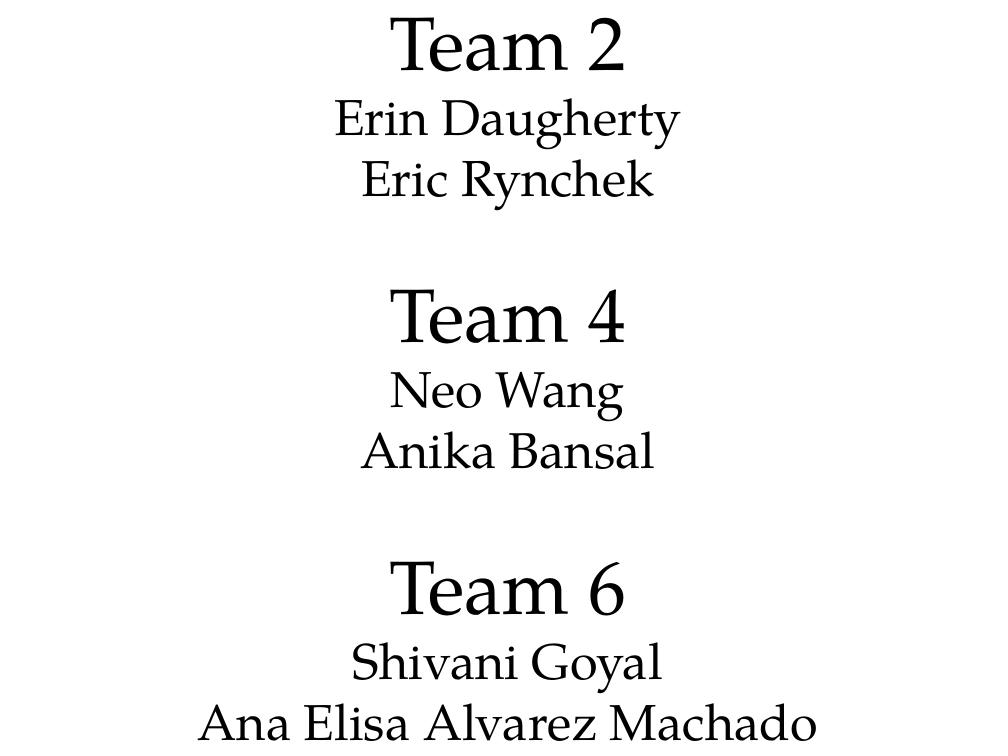
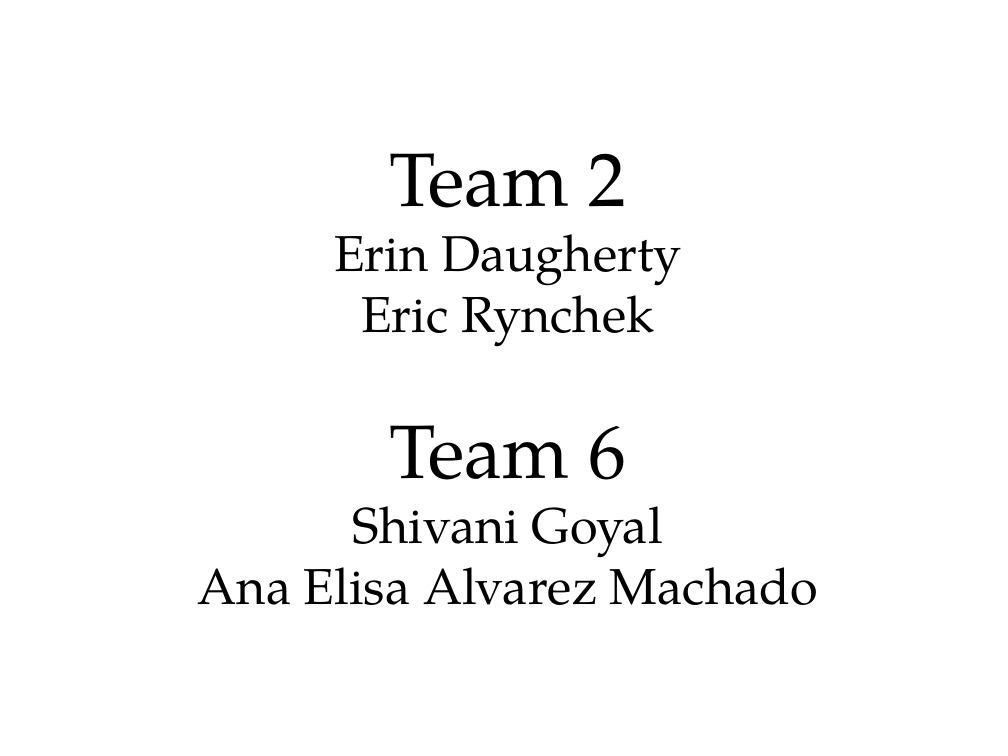
Before and after one commit to texas-robocamp/texas-robocamp.github.io, a slide deck: slide 1 of forms/robocamp_rows.odp. Drawn at 1008x756 pixels with LibreOffice and Linux fonts; fonts in the diff are those of the drawing; background and template pictures are left out. Boxes give left, top, right and bottom in pixels: in the first picture for what was removed or moved away, otherwise in the second. Text is boxed around its words. In the diff, an @@ line names an element or a change of style, - is before the commit and + after.

```diff
--- a/forms/robocamp_rows.odp
+++ b/forms/robocamp_rows.odp
@@ text at bbox=[360, 289, 656, 469]: paragraphs removed @@
-Team 4
-Neo Wang
-Anika Bansal
```
Also in this commit, not shown: 6 other slides changed, 2 slides added, 1 slide removed, 8 other files.
